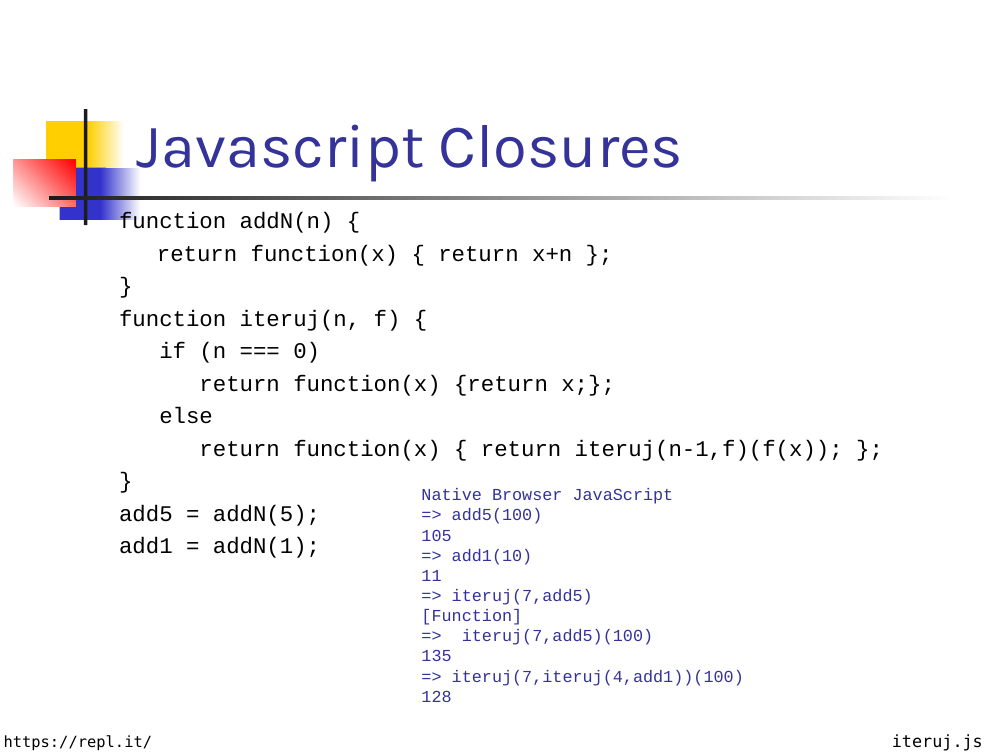
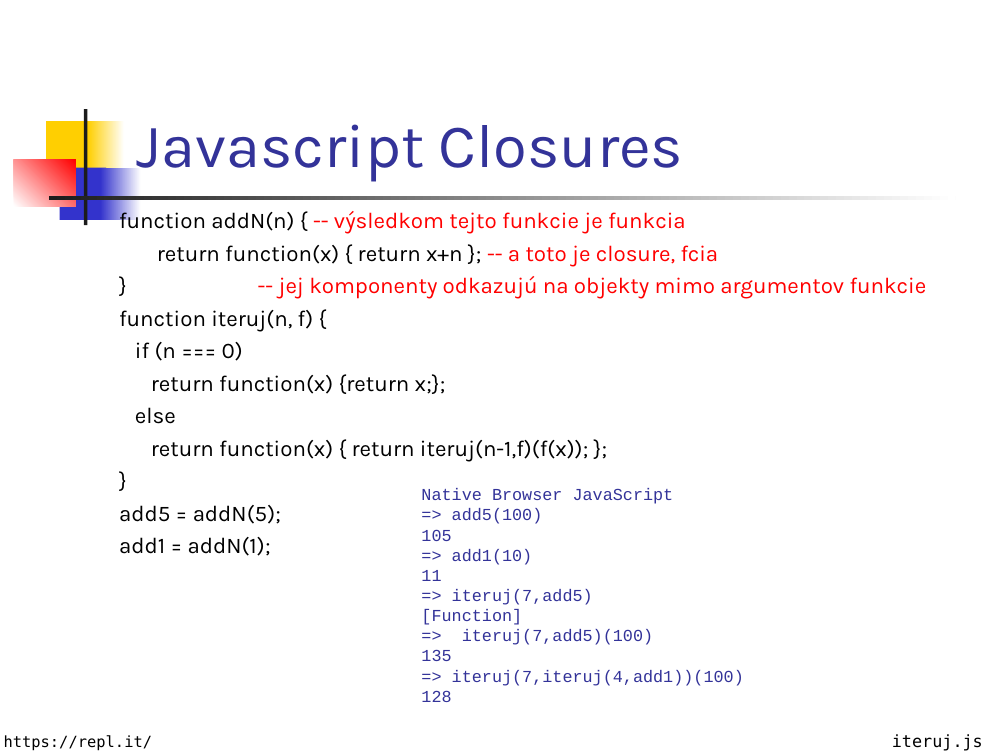
Before and after one commit to Funkcionalne/Prednasky, a slide deck: slide 11 of 01/01_fpro.ppt. Drawn at 1008x756 pixels with LibreOffice and Linux fonts; fonts in the diff are those of the drawing. Boxes give left, top, right and bottom in pixels: in the first picture for what was removed or moved away, otherwise in the second. Text is boxed around its words. In the diff, an @@ line names an element or a change of style, - is before the commit and + after.

```diff
--- a/01/01_fpro.ppt
+++ b/01/01_fpro.ppt
@@ text at [119, 208, 927, 299]: text changed; font Courier New to Karla; text colour #000000 to #FF0000 @@
-function addN(n) {
-return function(x) { return x+n };
-}
+function addN(n) { -- výsledkom tejto funkcie je funkcia
+return function(x) { return x+n }; -- a toto je closure, fcia
+} -- jej komponenty odkazujú na objekty mimo argumentov funkcie
@@ text at [119, 310, 588, 556]: font Courier New to Karla in "function iteruj(n, f) {", "if (n === 0)", "return function(x) {return x;};", "else" and 4 more places @@
```
Also in this commit, not shown: 2 other slides changed, 2 slides added, 1 other file.
